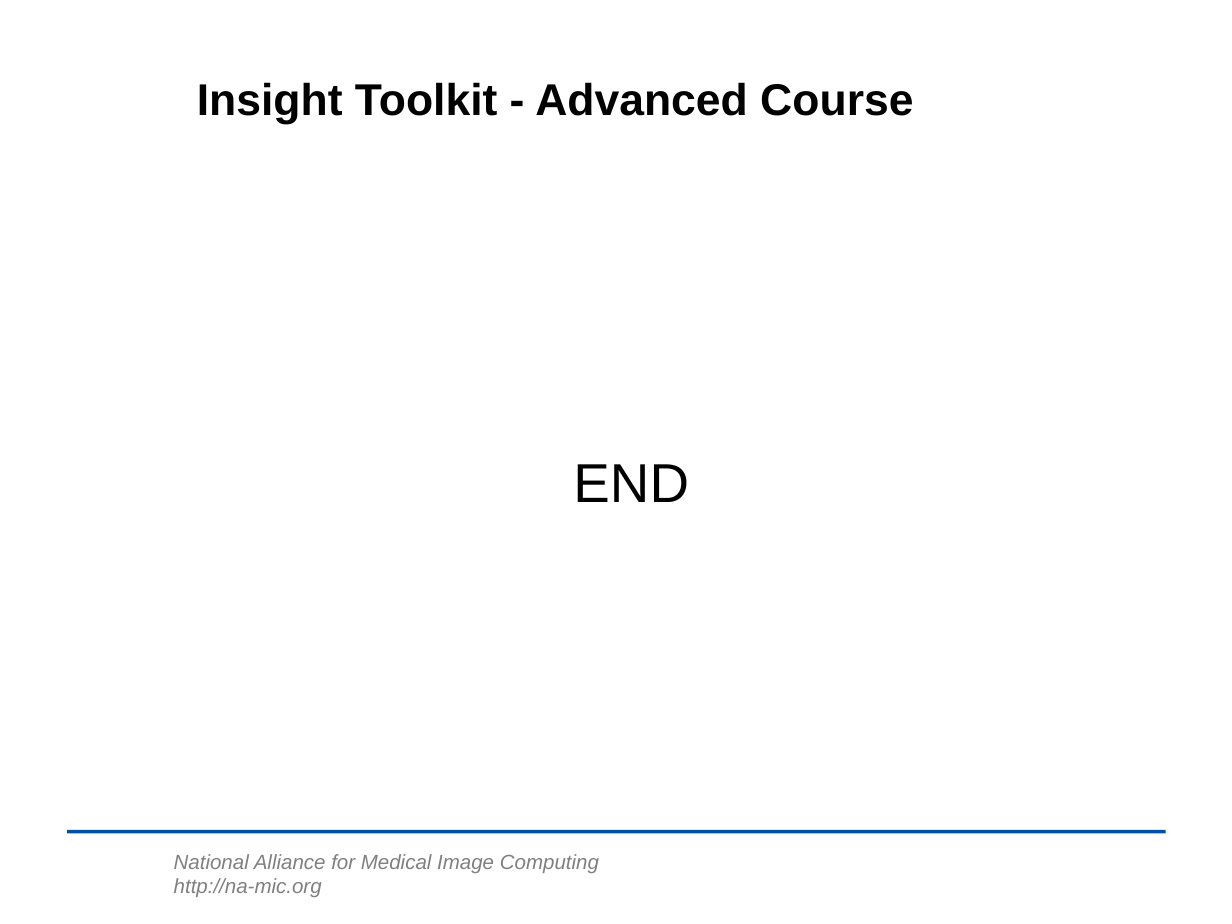
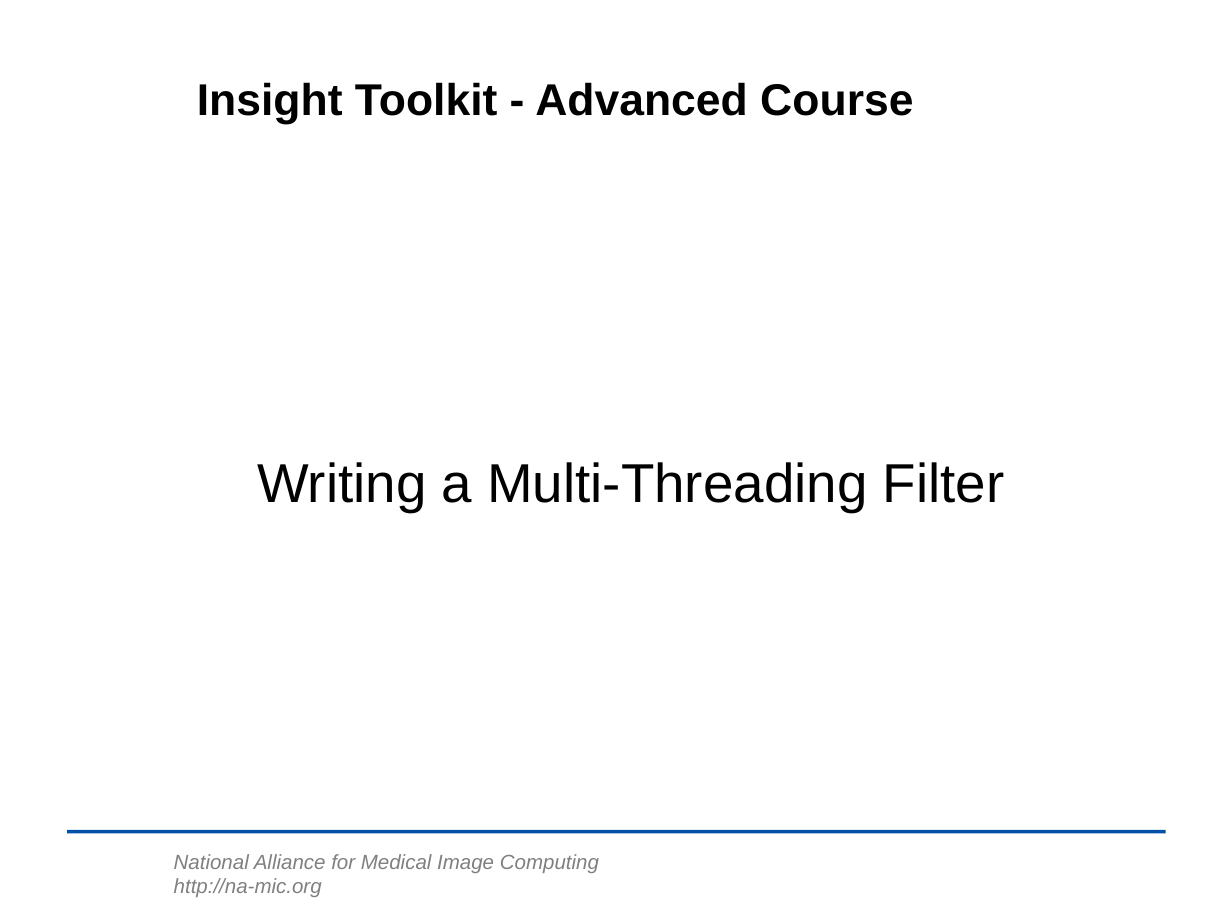
Before and after one commit to lheckemann/namic-sandbox, a slide deck: slide 25 of ITKAdvancedCourse/doc/presentations/Insight-MultiThreading.ppt (slide 27 before the commit). Drawn at 1232x924 pixels with LibreOffice and Linux fonts; fonts in the diff are those of the drawing; background and template pictures are left out. Boxes give left, top, right and bottom in pixels: in the first picture for what was removed or moved away, otherwise in the second. Text is boxed around its words. In the diff, an @@ line names an element or a change of style, - is before the commit and + after.

```diff
--- a/ITKAdvancedCourse/doc/presentations/Insight-MultiThreading.ppt
+++ b/ITKAdvancedCourse/doc/presentations/Insight-MultiThreading.ppt
@@ text at (257,462,1005,512): text changed @@
-END
+Writing a Multi-Threading Filter
```
Also in this commit, not shown: 1 other slide changed, 2 slides added, 3 other files.
